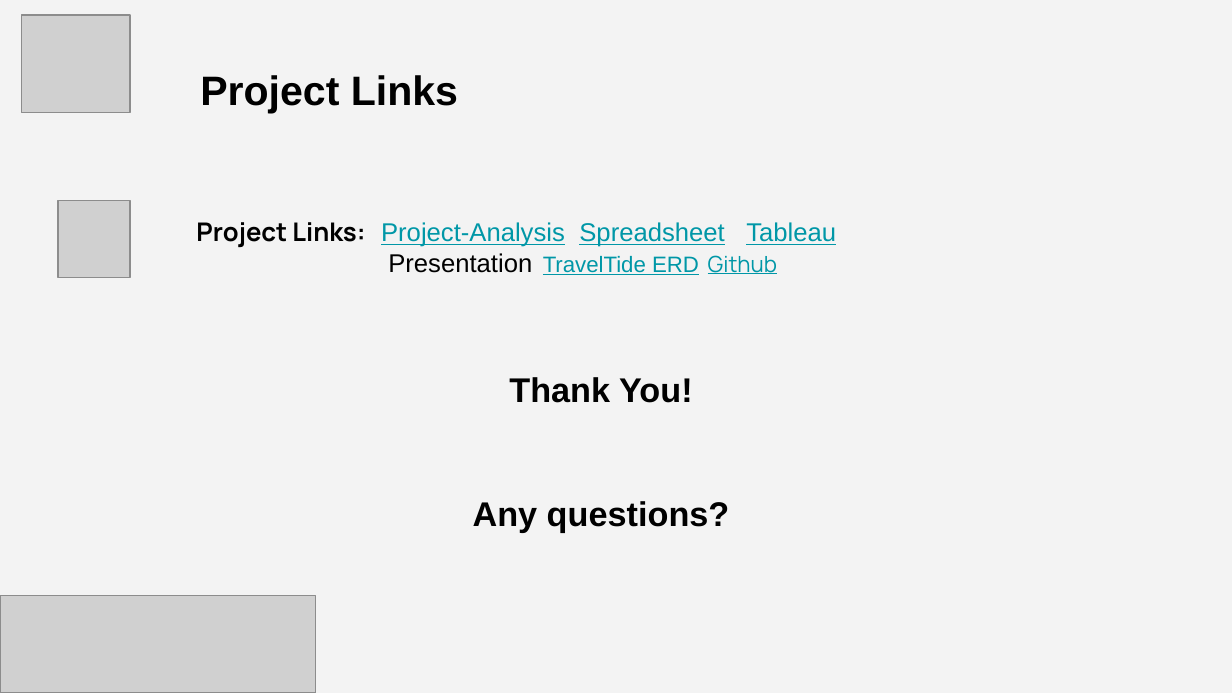
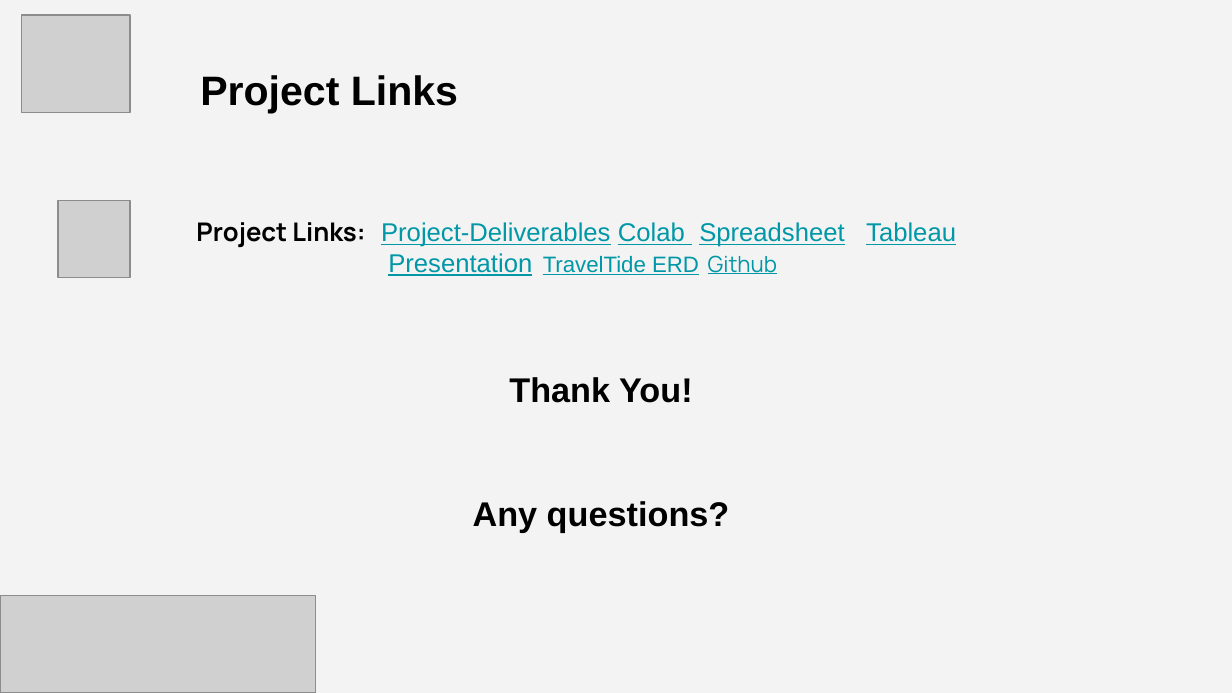
Before and after one commit to LeelaYathapu/TravelTide-Rewards-Program, a slide deck: slide 12 of TravelTide Loyalty Program Presentation.pptx. Drawn at 1232x693 pixels with LibreOffice and Linux fonts; fonts in the diff are those of the drawing; grey boxes stand for pictures. Boxes give left, top, right and bottom in pixels: in the first picture for what was removed or moved away, otherwise in the second. Text is boxed around its words. In the diff, an @@ line names an element or a change of style, - is before the commit and + after.

```diff
--- a/TravelTide Loyalty Program Presentation.pptx
+++ b/TravelTide Loyalty Program Presentation.pptx
@@ text at [196, 222, 956, 247]: text changed @@
-Project Links: Project-Analysis Spreadsheet Tableau
+Project Links: Project-Deliverables Colab Spreadsheet Tableau
@@ text at [388, 253, 777, 276]: text colour #000000 to #0097A7, underline on in "Presentation" @@
```
Also in this commit, not shown: 7 other slides changed, 1 other file.
